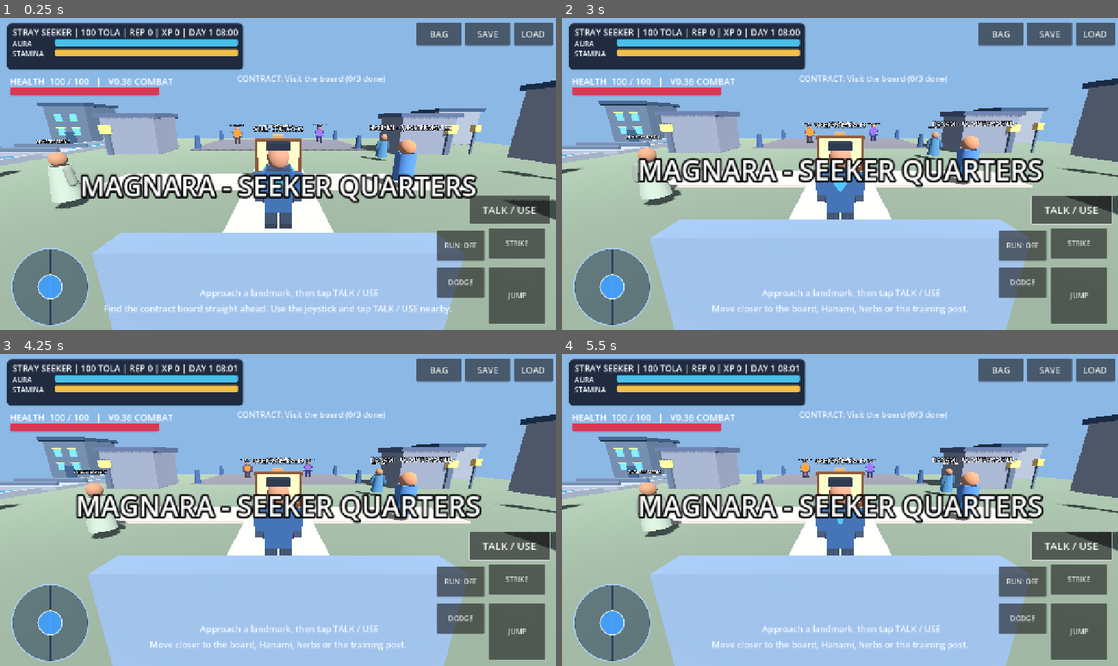
Above: before the commit, frames 1-4 (two rows, left to right).
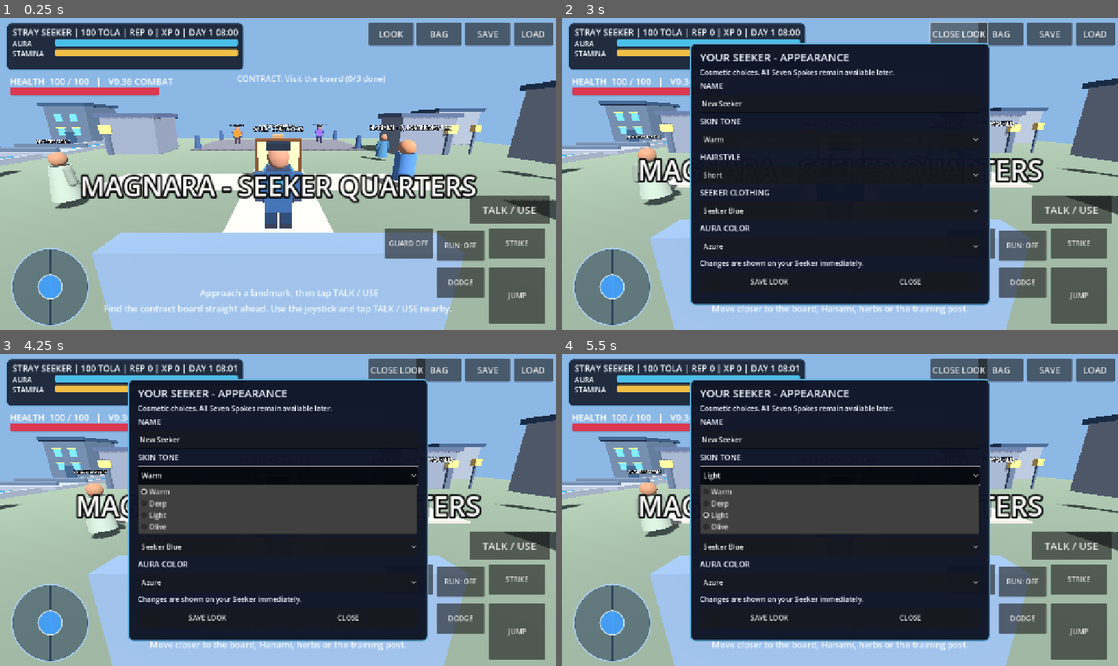
Above: after the commit, the same moments.

Repository: Hazeues12/Seeker-s-Codex-Game
Game: Godot game, scene res://scenes/main.tscn
Same seed, same stepped clock (60 frames per second), same inputs: the game is played once before the commit and once after it.
Inputs (mouse positions are in pixels of both pictures, inside the frame that each line leads up to):
- Up to frame 1 (0.25 s): no input
- Up to frame 2 (3 s): click (967, 242) at 0.5 s, where only the run after the commit has a clickable "GUARD OFF"; click (967, 242) at 1.25 s, where only the run after the commit has a clickable "GUARD ON"; click "TALK / USE" at 2 s; click (951, 33) at 2.75 s, where only the run after the commit has a clickable "LOOK"
- Up to frame 3 (4.25 s): click (278, 475) at 3.5 s, where only the run after the commit has a clickable "Warm"
- Up to frame 4 (5.5 s): click (840, 510) at 4.25 s, where only the run after the commit has a clickable "Short"; click (840, 475) at 5 s, where only the run after the commit has a clickable "Light"

The runs differ from the first frame. In frame 1, 1.5% of the frame differs, in the area x 66-78%, y 1-78%; in frame 2, 45%; in frame 3, 45%; in frame 4, 45%, in the area x 23-99%, y 1-93%.

Commit message:
V0.38 add Seeker appearance editor, guard and interactive market

Diff:
--- a/characters/player_controller.gd
+++ b/characters/player_controller.gd
@@ -23,6 +23,8 @@
 var dodge_time: float = 0.0
 var dodge_direction: Vector3 = Vector3.ZERO
 var seeker_rig: Node3D
+var guard_active: bool = false
+var guard_window: float = 0.0
 
 func _ready() -> void:
     mobile_controls = get_tree().get_first_node_in_group("mobile_controls")
@@ -78,11 +80,17 @@
     forward.y = 0.0
     right = right.normalized()
     forward = forward.normalized()
+    var editor: Node = get_tree().get_first_node_in_group("seeker_creator")
+    var editing: bool = is_instance_valid(editor) and bool(editor.call("is_open"))
+    if editing:
+        input_dir = Vector2.ZERO
     var direction: Vector3 = (right * input_dir.x - forward * input_dir.y).normalized()
 
     attack_cooldown = maxf(0.0, attack_cooldown - delta)
     dodge_cooldown = maxf(0.0, dodge_cooldown - delta)
     dodge_time = maxf(0.0, dodge_time - delta)
+    guard_window = maxf(0.0, guard_window - delta)
+    guard_active = is_instance_valid(mobile_controls) and bool(mobile_controls.get("guarding")) and not editing and guard_window <= 0.0 and dodge_time <= 0.0
     var wants_attack: bool = Input.is_key_pressed(KEY_F)
     var wants_dodge: bool = Input.is_key_pressed(KEY_Q)
     if is_instance_valid(mobile_controls):
@@ -98,6 +106,8 @@
             strike_allowed = bool(hub.call("try_martial_strike"))
         if strike_allowed:
             attack_cooldown = 0.40
+            guard_window = 0.40
+            guard_active = false
             _show_martial_pulse(forward)
     if actions_allowed and wants_dodge and dodge_cooldown <= 0.0 and is_on_floor():
         var dodge_allowed: bool = true
@@ -114,6 +124,10 @@
         sprint_allowed = bool(hub.call("can_sprint"))
     var wants_sprint: bool = Input.is_key_pressed(KEY_SHIFT) or mobile_sprinting
     var speed: float = sprint_speed if wants_sprint and sprint_allowed else walk_speed
+    if guard_active:
+        speed = minf(speed, 2.5)
+    if editing:
+        speed = 0.0
     var target: Vector3 = direction * (speed * input_dir.length())
     var rate: float = acceleration if input_dir.length() > 0.05 else braking
     if dodge_time > 0.0:
@@ -127,7 +141,7 @@
         if direction.length_squared() > 0.04:
             var turn_to: float = atan2(-direction.x, -direction.z)
             seeker_rig.rotation.y = lerp_angle(seeker_rig.rotation.y, turn_to, minf(1.0, delta * 12.0))
-        seeker_rig.call("animate_state", delta, Vector2(velocity.x, velocity.z).length(), dodge_time > 0.0, "")
+        seeker_rig.call("animate_state", delta, Vector2(velocity.x, velocity.z).length(), dodge_time > 0.0, "guard" if guard_active else "")
 
 
 func _show_martial_pulse(facing: Vector3) -> void:
--- a/characters/procedural_seeker.gd
+++ b/characters/procedural_seeker.gd
@@ -163,3 +163,43 @@
     body_root.rotation.x = lerpf(body_root.rotation.x, lean, minf(1.0, delta * 14.0))
     body_root.position.y = absf(wave) * stride * 0.06
     aura_gem.scale = Vector3.ONE * (1.0 + 0.12 * sin(animation_time * 0.55))
+
+
+func apply_player_appearance(skin_id: int, hair_id: int, coat_id: int, aura_id: int) -> void:
+    if not is_instance_valid(body_root) or appearance != "seeker":
+        return
+    var skins: Array[Color] = [Color(0.69, 0.48, 0.37), Color(0.35, 0.23, 0.18), Color(0.85, 0.65, 0.52), Color(0.61, 0.49, 0.31)]
+    var coats: Array[Color] = [Color(0.19, 0.32, 0.47), Color(0.19, 0.39, 0.31), Color(0.13, 0.15, 0.22), Color(0.51, 0.20, 0.25)]
+    var auras: Array[Color] = [Color(0.32, 0.78, 1.0), Color(1.0, 0.79, 0.31), Color(0.72, 0.50, 1.0), Color(0.34, 0.88, 0.55)]
+    var skin_color: Color = skins[clampi(skin_id, 0, skins.size() - 1)]
+    var jacket_color: Color = coats[clampi(coat_id, 0, coats.size() - 1)]
+    var aura_color: Color = auras[clampi(aura_id, 0, auras.size() - 1)]
+    for part_name in ["Head", "Neck"]:
+        var part: MeshInstance3D = body_root.get_node(part_name) as MeshInstance3D
+        (part.material_override as StandardMaterial3D).albedo_color = skin_color
+    for part in [torso_mesh, left_sleeve, right_sleeve, cape_trim]:
+        (part.material_override as StandardMaterial3D).albedo_color = jacket_color
+    for part in [left_pant, right_pant]:
+        (part.material_override as StandardMaterial3D).albedo_color = jacket_color.darkened(0.33)
+    (aura_gem.material_override as StandardMaterial3D).albedo_color = aura_color
+    for sleeve in ["LeftTrim", "RightTrim"]:
+        var parent: Node3D = left_arm if sleeve == "LeftTrim" else right_arm
+        var trim: MeshInstance3D = parent.get_node(sleeve) as MeshInstance3D
+        (trim.material_override as StandardMaterial3D).albedo_color = aura_color
+
+    if not body_root.has_node("HairSpikes"):
+        var spikes := Node3D.new()
+        spikes.name = "HairSpikes"
+        body_root.add_child(spikes)
+        for i in range(3):
+            _box(spikes, "Spike%d" % i, Vector3(-0.21 + float(i) * 0.21, 2.55 + float(i % 2) * 0.09, -0.04), Vector3(0.16, 0.30, 0.32), Color(0.12, 0.15, 0.20))
+    if not body_root.has_node("HairTopknot"):
+        _sphere(body_root, "HairTopknot", Vector3(0.0, 2.61, 0.10), Vector3(0.16, 0.20, 0.16), Color(0.12, 0.15, 0.20))
+    var style: int = clampi(hair_id, 0, 3)
+    var hair: MeshInstance3D = body_root.get_node("Hair") as MeshInstance3D
+    var spikes_node: Node3D = body_root.get_node("HairSpikes") as Node3D
+    var topknot: MeshInstance3D = body_root.get_node("HairTopknot") as MeshInstance3D
+    hair.visible = style != 3
+    hair.scale = Vector3(1.0, 0.65 if style == 1 else 1.0, 1.0)
+    spikes_node.visible = style == 1
+    topknot.visible = style == 2
--- a/combat/combat_arena.gd
+++ b/combat/combat_arena.gd
@@ -109,7 +109,13 @@
         return
     if hurt_grace > 0.0:
         return
-    player_health = maxi(0, player_health - amount)
+    var guarded: bool = false
+    if bool(player.get("guard_active")):
+        var hub: Node = get_tree().get_first_node_in_group("hub_manager")
+        if is_instance_valid(hub) and hub.has_method("spend_guard_stamina"):
+            guarded = bool(hub.call("spend_guard_stamina"))
+    var final_damage: int = maxi(1, int(round(float(amount) * 0.30))) if guarded else amount
+    player_health = maxi(0, player_health - final_damage)
     _flash_damage()
     hurt_grace = PLAYER_HIT_GRACE
     combo = 0
@@ -117,7 +123,10 @@
         ko_timer = 2.2
         _announce("KNOCKED OUT - returning to the Seeker entry point.", 2.3)
     else:
-        _announce("You took %d damage. DODGE when the enemy flashes gold!" % amount, 1.7)
+        if guarded:
+            _announce("GUARD! -%d HP, -15 Stamina. Press GUARD to lower defense." % final_damage, 1.7)
+        else:
+            _announce("You took %d damage. DODGE when the enemy flashes gold!" % final_damage, 1.7)
     _refresh_hud()
 
 func _enemy_defeated() -> void:
--- a/scenes/main.tscn
+++ b/scenes/main.tscn
@@ -1,10 +1,12 @@
-[gd_scene load_steps=9 format=3]
+[gd_scene load_steps=11 format=3]
 
 [ext_resource type="PackedScene" path="res://characters/player.tscn" id="1"]
 [ext_resource type="PackedScene" path="res://ui/mobile_controls.tscn" id="2"]
 [ext_resource type="Script" path="res://systems/hub_manager.gd" id="3"]
 [ext_resource type="Script" path="res://combat/combat_arena.gd" id="4"]
 [ext_resource type="Script" path="res://world/visual_district.gd" id="5"]
+[ext_resource type="Script" path="res://ui/seeker_creator.gd" id="6"]
+[ext_resource type="Script" path="res://world/quarter_life.gd" id="7"]
 
 [sub_resource type="BoxMesh" id="GroundMesh"]
 size = Vector3(60, 1, 60)
@@ -45,3 +47,10 @@
 
 [node name="VisualDistrict" type="Node3D" parent="."]
 script = ExtResource("5")
+
+
+[node name="SeekerCreator" type="Node" parent="."]
+script = ExtResource("6")
+
+[node name="QuarterLife" type="Node3D" parent="."]
+script = ExtResource("7")
--- a/systems/hub_manager.gd
+++ b/systems/hub_manager.gd
@@ -96,6 +96,14 @@
 
 func can_sprint() -> bool:
     return stamina > 1.0
+
+
+func spend_guard_stamina() -> bool:
+    if stamina < 15.0:
+        return false
+    stamina -= 15.0
+    _refresh_status()
+    return true
 
 
 func can_use_combat_actions() -> bool:
@@ -465,7 +473,8 @@
 
 
 func _any_panel_open() -> bool:
-    return board_panel.visible or bag_panel.visible
+    var editor: Node = get_tree().get_first_node_in_group("seeker_creator")
+    return board_panel.visible or bag_panel.visible or (is_instance_valid(editor) and bool(editor.call("is_open")))
 
 
 func _nearest_location() -> Dictionary:
@@ -477,7 +486,11 @@
         var key: String = str(spot["id"])
         if key.begins_with("herb") and (active_contract != 1 or gathered.has(key)):
             continue
-        var distance: float = player.global_position.distance_to(spot["position"])
+        var spot_node: Node3D = spot["node"] as Node3D
+        if key.begins_with("npc_") and (not is_instance_valid(spot_node) or not spot_node.visible):
+            continue
+        var place: Vector3 = spot_node.global_position if key.begins_with("npc_") else spot["position"]
+        var distance: float = player.global_position.distance_to(place)
         if distance < best_distance:
             best_distance = distance
             closest = spot
@@ -499,9 +512,22 @@
             _talk_to_hanami()
         "dummy":
             _train_at_post()
+        "npc_canal", "npc_vendor", "npc_scout":
+            _npc_dialogue(kind)
         _:
             if kind.begins_with("herb"):
                 _gather_herb(kind)
+
+
+func _npc_dialogue(kind: String) -> void:
+    var hour: int = int(floor(float(int(world_minutes) % 1440) / 60.0))
+    match kind:
+        "npc_canal":
+            _announce("Canal guide: 'The bronze lamps illuminate Ring Two at dusk. Stay clear of the waterways.'")
+        "npc_vendor":
+            _announce("Market seller: 'Supplies arrive from all across Margerina. Hanami handles the official guild stock.'")
+        "npc_scout":
+            _announce("Seeker scout: 'Patrols rotate at sundown. It's hour %d; train before the next watch.'" % hour)
 
 
 func _open_board() -> void:
--- a/ui/mobile_controls.gd
+++ b/ui/mobile_controls.gd
@@ -6,6 +6,7 @@
 var jump_requested: bool = false
 var attack_requested: bool = false
 var dodge_requested: bool = false
+var guarding: bool = false
 var camera_drag: Vector2 = Vector2.ZERO
 
 @onready var joystick: Control = $Joystick
@@ -47,6 +48,9 @@
     jump_button.pressed.connect(request_jump)
     $AttackButton.pressed.connect(request_attack)
     $DodgeButton.pressed.connect(request_dodge)
+    $GuardButton.toggle_mode = true
+    $GuardButton.toggled.connect(_on_guard_toggled)
+    $GuardButton.text = "GUARD OFF"
     sprint_button.toggle_mode = true
     sprint_button.button_pressed = false
     sprint_button.toggled.connect(_on_sprint_toggled)
@@ -87,7 +91,8 @@
     return (jump_button.get_global_rect().has_point(position)
         or sprint_button.get_global_rect().has_point(position)
         or $AttackButton.get_global_rect().has_point(position)
-        or $DodgeButton.get_global_rect().has_point(position))
+        or $DodgeButton.get_global_rect().has_point(position)
+        or $GuardButton.get_global_rect().has_point(position))
 
 func _update_movement(position: Vector2) -> void:
     var center: Vector2 = joystick.get_global_rect().get_center()
@@ -109,6 +114,10 @@
 func _on_sprint_toggled(enabled: bool) -> void:
     sprinting = enabled
     sprint_button.text = "RUN: ON" if enabled else "RUN: OFF"
+
+func _on_guard_toggled(enabled: bool) -> void:
+    guarding = enabled
+    $GuardButton.text = "GUARD ON" if enabled else "GUARD OFF"
 
 func request_jump() -> void:
     jump_requested = true
@@ -143,6 +152,8 @@
     jump_requested = false
     attack_requested = false
     dodge_requested = false
+    guarding = false
+    $GuardButton.button_pressed = false
     pointer_mode = 0
     sprint_button.button_pressed = false
     sprinting = false
--- a/ui/mobile_controls.tscn
+++ b/ui/mobile_controls.tscn
@@ -77,3 +77,16 @@
 offset_right = -165.0
 offset_bottom = -75.0
 text = "DODGE"
+
+
+[node name="GuardButton" type="Button" parent="."]
+layout_mode = 1
+anchor_left = 1.0
+anchor_top = 1.0
+anchor_right = 1.0
+anchor_bottom = 1.0
+offset_left = -395.0
+offset_top = -235.0
+offset_right = -284.0
+offset_bottom = -165.0
+text = "GUARD OFF"
--- /dev/null
+++ b/ui/seeker_creator.gd
@@ -0,0 +1,209 @@
+extends Node
+
+# V0.38: in-world appearance editor. Appearance is kept separate from the V0.33 quest save.
+# Cosmetic choices are not an official character class, nation, or Seeker rank.
+const SAVE_FILE: String = "user://margerina_appearance_v038.json"
+const SKINS: Array[String] = ["Warm", "Deep", "Light", "Olive"]
+const HAIRS: Array[String] = ["Short", "Spiky", "Topknot", "Cropped"]
+const COATS: Array[String] = ["Seeker Blue", "Forest Green", "Night Black", "Crimson"]
+const AURAS: Array[String] = ["Azure", "Gold", "Violet", "Jade"]
+
+var player: CharacterBody3D
+var panel: PanelContainer
+var name_edit: LineEdit
+var skin_option: OptionButton
+var hair_option: OptionButton
+var coat_option: OptionButton
+var aura_option: OptionButton
+var feedback: Label
+var open_button: Button
+
+func _ready() -> void:
+    add_to_group("seeker_creator")
+    call_deferred("_finish_setup")
+
+func _finish_setup() -> void:
+    player = get_parent().get_node_or_null("Player") as CharacterBody3D
+    if not is_instance_valid(player):
+        push_warning("Seeker creator: player not ready")
+        return
+    _make_ui()
+    _load_appearance()
+    _apply_preview()
+
+func is_open() -> bool:
+    return is_instance_valid(panel) and panel.visible
+
+func _make_ui() -> void:
+    var layer := CanvasLayer.new()
+    layer.name = "SeekerCreatorLayer"
+    layer.layer = 12
+    get_parent().add_child(layer)
+    var root := Control.new()
+    root.set_anchors_preset(Control.PRESET_FULL_RECT)
+    root.mouse_filter = Control.MOUSE_FILTER_IGNORE
+    layer.add_child(root)
+
+    open_button = Button.new()
+    open_button.text = "LOOK"
+    open_button.add_theme_font_size_override("font_size", 20)
+    open_button.anchor_left = 1.0
+    open_button.anchor_right = 1.0
+    open_button.offset_left = -432.0
+    open_button.offset_right = -329.0
+    open_button.offset_top = 12.0
+    open_button.offset_bottom = 65.0
+    open_button.pressed.connect(_toggle_editor)
+    root.add_child(open_button)
+
+    panel = PanelContainer.new()
+    panel.anchor_left = 0.23
+    panel.anchor_right = 0.77
+    panel.anchor_top = 0.08
+    panel.anchor_bottom = 0.92
+    panel.visible = false
+    var background := StyleBoxFlat.new()
+    background.bg_color = Color(0.055, 0.08, 0.15, 0.97)
+    background.border_color = Color(0.36, 0.67, 0.84)
+    background.set_border_width_all(3)
+    background.set_corner_radius_all(12)
+    panel.add_theme_stylebox_override("panel", background)
+    root.add_child(panel)
+    var margin := MarginContainer.new()
+    margin.add_theme_constant_override("margin_left", 20)
+    margin.add_theme_constant_override("margin_right", 20)
+    margin.add_theme_constant_override("margin_top", 12)
+    margin.add_theme_constant_override("margin_bottom", 12)
+    panel.add_child(margin)
+    var scroll := ScrollContainer.new()
+    scroll.size_flags_vertical = Control.SIZE_EXPAND_FILL
+    margin.add_child(scroll)
+    var stack := VBoxContainer.new()
+    stack.size_flags_horizontal = Control.SIZE_EXPAND_FILL
+    stack.add_theme_constant_override("separation", 7)
+    scroll.add_child(stack)
+    _text(stack, "YOUR SEEKER - APPEARANCE", 25)
+    _text(stack, "Cosmetic choices. All Seven Spokes remain available later.", 16)
+    _text(stack, "NAME", 18)
+    name_edit = LineEdit.new()
+    name_edit.placeholder_text = "New Seeker"
+    name_edit.max_length = 24
+    name_edit.custom_minimum_size.y = 42
+    name_edit.text_changed.connect(_on_look_changed)
+    stack.add_child(name_edit)
+    skin_option = _choice(stack, "SKIN TONE", SKINS)
+    hair_option = _choice(stack, "HAIRSTYLE", HAIRS)
+    coat_option = _choice(stack, "SEEKER CLOTHING", COATS)
+    aura_option = _choice(stack, "AURA COLOR", AURAS)
+    feedback = _text(stack, "Changes are shown on your Seeker immediately.", 16)
+    var actions := HBoxContainer.new()
+    stack.add_child(actions)
+    var save_btn := Button.new()
+    save_btn.text = "SAVE LOOK"
+    save_btn.custom_minimum_size = Vector2(0, 49)
+    save_btn.size_flags_horizontal = Control.SIZE_EXPAND_FILL
+    save_btn.pressed.connect(_save_appearance)
+    actions.add_child(save_btn)
+    var close_btn := Button.new()
+    close_btn.text = "CLOSE"
+    close_btn.custom_minimum_size = Vector2(0, 49)
+    close_btn.size_flags_horizontal = Control.SIZE_EXPAND_FILL
+    close_btn.pressed.connect(_close_editor)
+    actions.add_child(close_btn)
+
+func _text(parent: Node, value: String, size: int) -> Label:
+    var label := Label.new()
+    label.text = value
+    label.autowrap_mode = TextServer.AUTOWRAP_WORD_SMART
+    label.add_theme_font_size_override("font_size", size)
+    label.add_theme_color_override("font_color", Color(0.94, 0.96, 1.0))
+    parent.add_child(label)
+    return label
+
+func _choice(parent: VBoxContainer, caption: String, entries: Array[String]) -> OptionButton:
+    _text(parent, caption, 18)
+    var option := OptionButton.new()
+    option.custom_minimum_size.y = 42
+    for entry in entries:
+        option.add_item(entry)
+    option.item_selected.connect(_on_look_changed)
+    parent.add_child(option)
+    return option
+
+func _toggle_editor() -> void:
+    if is_open():
+        _close_editor()
+        return
+    if not is_instance_valid(player):
+        return
+    # Don't interrupt sparring while standing within reach of training enemies.
+    if player.global_position.z < -17.0:
+        open_button.text = "USE IN HUB"
+        return
+    var hub: Node = get_tree().get_first_node_in_group("hub_manager")
+    if is_instance_valid(hub) and bool(hub.call("_any_panel_open")):
+        return
+    panel.show()
+    open_button.text = "CLOSE LOOK"
+    if is_instance_valid(player):
+        player.velocity.x = 0.0
+        player.velocity.z = 0.0
+
+func _close_editor() -> void:
+    if is_instance_valid(panel):
+        panel.hide()
+    if is_instance_valid(open_button):
+        open_button.text = "LOOK"
+
+func _on_look_changed(_unused: Variant = null) -> void:
+    _apply_preview()
+
+func _apply_preview() -> void:
+    if not is_instance_valid(player) or not is_instance_valid(skin_option):
+        return
+    var rig: Node = player.get_node_or_null("AnimatedSeeker")
+    if is_instance_valid(rig) and rig.has_method("apply_player_appearance"):
+        rig.call("apply_player_appearance", skin_option.selected, hair_option.selected, coat_option.selected, aura_option.selected)
+    GameState.player_name = _clean_name(name_edit.text)
+
+func _clean_name(value: String) -> String:
+    var cleaned: String = value.strip_edges().replace("\n", " ").replace("\r", " ")
+    return cleaned if cleaned.length() > 0 else "New Seeker"
+
+func _save_appearance() -> void:
+    _apply_preview()
+    var data := {
+        "version": 1,
+        "name": GameState.player_name,
+        "skin": skin_option.selected,
+        "hair": hair_option.selected,
+        "coat": coat_option.selected,
+        "aura": aura_option.selected
+    }
+    var file := FileAccess.open(SAVE_FILE, FileAccess.WRITE)
+    if file == null:
+        feedback.text = "Could not save look. Check browser site storage."
+        return
+    file.store_string(JSON.stringify(data))
+    file.close()
+    feedback.text = "Seeker appearance saved on this browser."
+
+func _load_appearance() -> void:
+    if not FileAccess.file_exists(SAVE_FILE):
+        name_edit.text = GameState.player_name
+        return
+    var file := FileAccess.open(SAVE_FILE, FileAccess.READ)
+    if file == null:
+        return
+    var value: Variant = JSON.parse_string(file.get_as_text())
+    file.close()
+    if typeof(value) != TYPE_DICTIONARY:
+        return
+    var data: Dictionary = value
+    if int(data.get("version", 0)) != 1:
+        return
+    name_edit.text = str(data.get("name", "New Seeker")).substr(0, 24)
+    skin_option.select(clampi(int(data.get("skin", 0)), 0, SKINS.size() - 1))
+    hair_option.select(clampi(int(data.get("hair", 0)), 0, HAIRS.size() - 1))
+    coat_option.select(clampi(int(data.get("coat", 0)), 0, COATS.size() - 1))
+    aura_option.select(clampi(int(data.get("aura", 0)), 0, AURAS.size() - 1))
--- /dev/null
+++ b/world/quarter_life.gd
@@ -0,0 +1,108 @@
+extends Node3D
+
+# V0.38 small NPC conversations and simulated daily movement in Magnara Ring Two.
+# All merchant inventories/dialogue and roles are provisional gameplay stand-ins.
+var people: Array[Node3D] = []
+var home_positions: Array[Vector3] = []
+var time_elapsed: float = 0.0
+var hub: Node
+const ROLES: Array[String] = ["npc_canal", "npc_vendor", "npc_scout"]
+const LABELS: Array[String] = ["CANAL GUIDE", "MARKET SELLER", "SEEKER SCOUT"]
+
+func _ready() -> void:
+    call_deferred("_build_quarter")
+
+func _build_quarter() -> void:
+    hub = get_tree().get_first_node_in_group("hub_manager")
+    _make_market()
+    var positions: Array[Vector3] = [
+        Vector3(-13.0, 0.55, 10.5),
+        Vector3(11.0, 0.55, 13.0),
+        Vector3(9.4, 0.55, 3.7)
+    ]
+    for i in range(ROLES.size()):
+        var npc := Node3D.new()
+        npc.name = ROLES[i]
+        npc.position = positions[i]
+        add_child(npc)
+        _body(npc, i)
+        var tag := Label3D.new()
+        tag.text = LABELS[i]
+        tag.position = Vector3(0, 2.65, 0)
+        tag.billboard = BaseMaterial3D.BILLBOARD_ENABLED
+        tag.no_depth_test = true
+        tag.font_size = 35
+        tag.pixel_size = 0.006
+        npc.add_child(tag)
+        people.append(npc)
+        home_positions.append(positions[i])
+        if is_instance_valid(hub) and hub.has_method("_add_location"):
+            hub.call("_add_location", ROLES[i], LABELS[i], npc.global_position, npc)
+
+func _process(delta: float) -> void:
+    if people.is_empty():
+        return
+    time_elapsed += delta
+    var minute_of_day: int = 480
+    if is_instance_valid(hub):
+        minute_of_day = int(float(hub.get("world_minutes"))) % 1440
+    for i in range(people.size()):
+        var npc: Node3D = people[i]
+        if not is_instance_valid(npc):
+            continue
+        # The seller keeps daytime hours; the scout patrols all day; the canal guide rests late.
+        var is_present: bool = true
+        if i == 1:
+            is_present = minute_of_day >= 420 and minute_of_day < 1200
+        elif i == 0:
+            is_present = minute_of_day >= 360 and minute_of_day < 1320
+        npc.visible = is_present
+        if not is_present:
+            continue
+        var phase: float = time_elapsed * (0.36 + float(i) * 0.06) + float(i) * 1.8
+        npc.position = home_positions[i] + Vector3(sin(phase) * 0.95, 0.0, cos(phase) * 0.55)
+        npc.rotation.y = sin(phase) * 0.35
+
+func _body(npc: Node3D, role: int) -> void:
+    var coat: Array[Color] = [Color(0.24, 0.58, 0.64), Color(0.67, 0.39, 0.25), Color(0.22, 0.36, 0.53)]
+    _block(npc, "Tunic", Vector3(0, 1.23, 0), Vector3(0.73, 0.91, 0.45), coat[role])
+    _block(npc, "LegL", Vector3(-0.20, 0.45, 0), Vector3(0.27, 0.72, 0.34), Color(0.18, 0.20, 0.28))
+    _block(npc, "LegR", Vector3(0.20, 0.45, 0), Vector3(0.27, 0.72, 0.34), Color(0.18, 0.20, 0.28))
+    _block(npc, "LeftArm", Vector3(-0.51, 1.35, 0), Vector3(0.22, 0.74, 0.29), coat[role])
+    _block(npc, "RightArm", Vector3(0.51, 1.35, 0), Vector3(0.22, 0.74, 0.29), coat[role])
+    _block(npc, "Head", Vector3(0, 1.98, 0), Vector3(0.47, 0.50, 0.43), Color(0.55, 0.37, 0.27))
+    _block(npc, "Hair", Vector3(0, 2.26, 0), Vector3(0.48, 0.13, 0.45), Color(0.17, 0.14, 0.14))
+
+func _make_market() -> void:
+    # Decoration only, above the ground plane. No added collision or path blockers.
+    _block(self, "MarketWalk", Vector3(12.0, 0.565, 15.0), Vector3(14.0, 0.075, 17.0), Color(0.62, 0.56, 0.49))
+    for i in range(4):
+        var xx: float = 6.7 if i % 2 == 0 else 17.4
+        var zz: float = 10.0 + floorf(float(i) / 2.0) * 8.0
+        var color: Color = Color(0.26, 0.54, 0.62) if i % 2 == 0 else Color(0.68, 0.37, 0.35)
+        _block(self, "StallTable", Vector3(xx, 1.35, zz), Vector3(2.6, 0.19, 1.65), Color(0.35, 0.25, 0.18))
+        _block(self, "StallShade", Vector3(xx, 3.15, zz), Vector3(3.15, 0.18, 2.35), color)
+        for s in [-1.15, 1.15]:
+            _block(self, "StallPole", Vector3(xx + s, 2.0, zz), Vector3(0.10, 2.45, 0.10), Color(0.33, 0.25, 0.19))
+    var sign := Label3D.new()
+    sign.text = "SEEKER QUARTERS | MARKET WALK"
+    sign.position = Vector3(11.9, 3.0, 21.0)
+    sign.billboard = BaseMaterial3D.BILLBOARD_ENABLED
+    sign.no_depth_test = true
+    sign.font_size = 40
+    sign.pixel_size = 0.006
+    add_child(sign)
+
+func _block(parent: Node3D, node_name: String, at: Vector3, dimensions: Vector3, color: Color) -> void:
+    var node := MeshInstance3D.new()
+    node.name = node_name
+    var mesh := BoxMesh.new()
+    mesh.size = dimensions
+    node.mesh = mesh
+    node.position = at
+    var mat := StandardMaterial3D.new()
+    mat.albedo_color = color
+    mat.roughness = 0.8
+    node.material_override = mat
+    node.cast_shadow = GeometryInstance3D.SHADOW_CASTING_SETTING_OFF
+    parent.add_child(node)
Not shown, added: docs/V038_FEATURES.md
